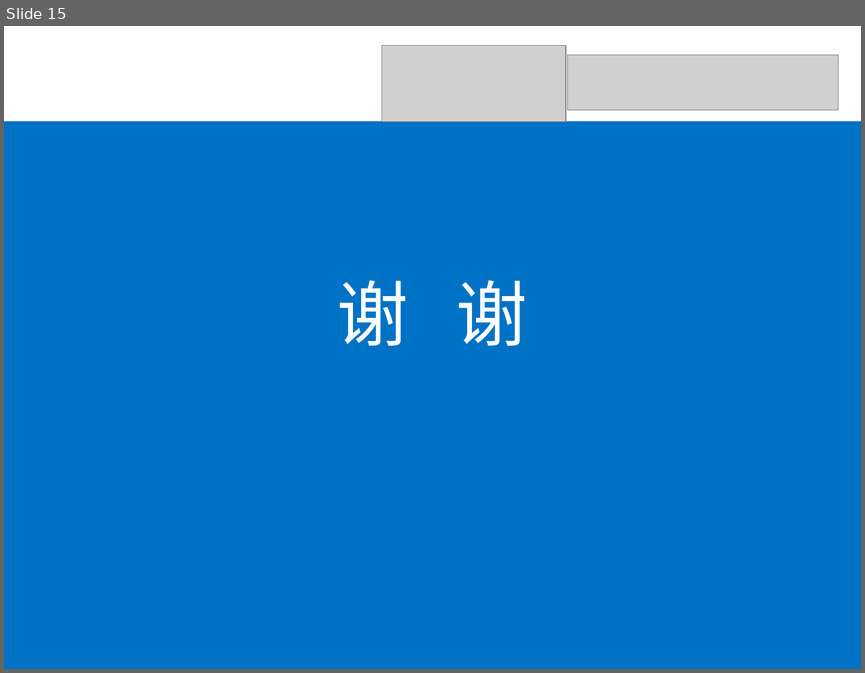
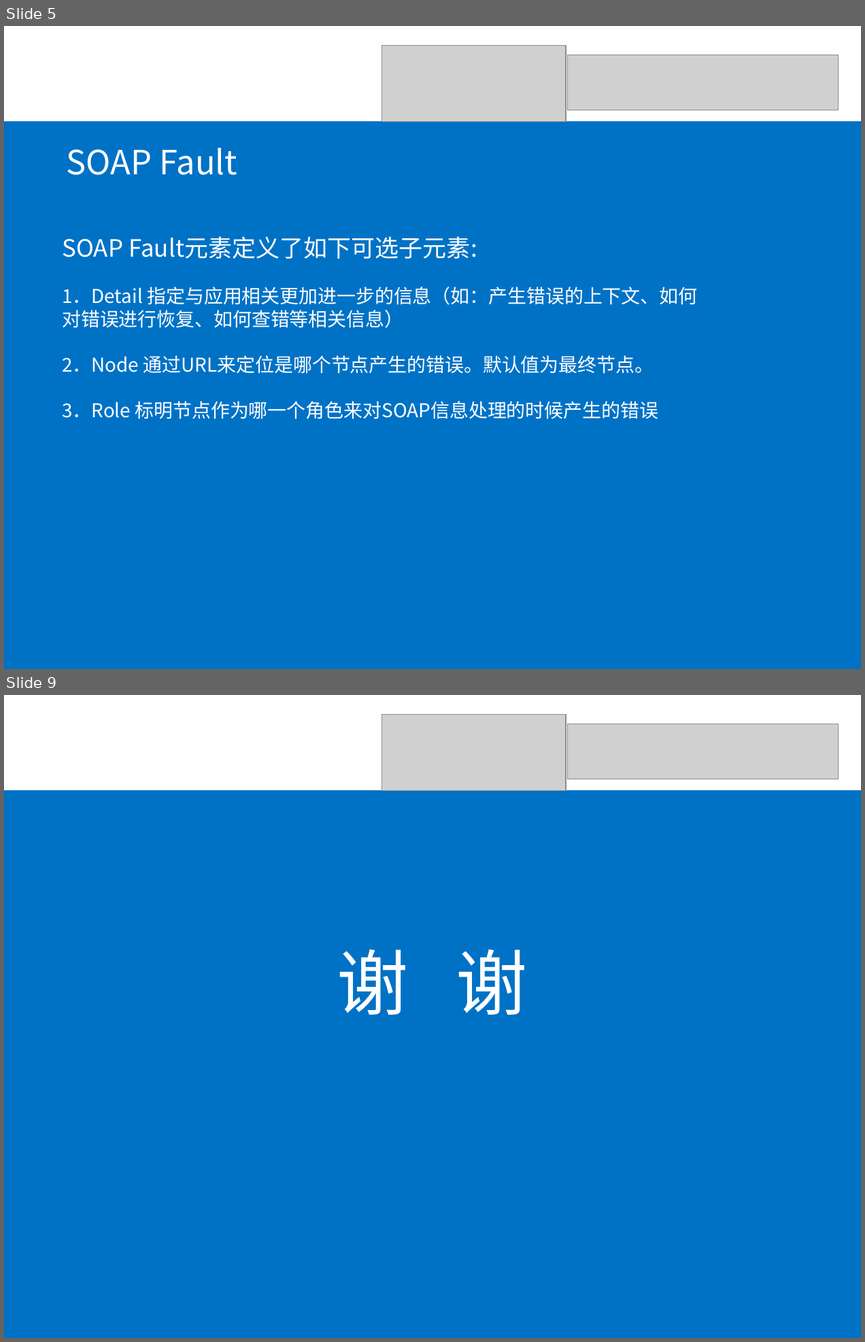
Before and after one commit to SOATeam/homework, a slide deck: assignment5/SOAP Fault课堂报告/SOAP Fault课堂报告.ppt. Shown one above the other, each under a label of ours: slide 15 before the commit, slides 5 and 9 after it; the slides between them are not shown. The pictures are 865x673 and 865x1342 pixels, drawn with LibreOffice and Linux fonts; fonts in the diff are those of the drawing; grey boxes stand for pictures. Boxes give left, top, right and bottom in pixels: in the first picture for what was removed or moved away, otherwise in the second. Text is boxed around its words. In the diff, an @@ line names an element or a change of style, - is before the commit and + after.

```diff
--- a/assignment5/SOAP Fault课堂报告/SOAP Fault课堂报告.ppt
+++ b/assignment5/SOAP Fault课堂报告/SOAP Fault课堂报告.ppt
@@ slide 5 added at (x1=4, y1=26, x2=861, y2=669), background #FFFFFF @@
@@ picture added at (x1=382, y1=46, x2=566, y2=122) @@
@@ picture added at (x1=568, y1=55, x2=838, y2=110) @@
@@ rectangle added at (x1=4, y1=121, x2=861, y2=669), fill #0072C6 @@
@@ text added at (x1=67, y1=148, x2=237, y2=175), 28 pt, text #FFFFFF @@
+SOAP Fault
@@ text added at (x1=62, y1=236, x2=697, y2=419), 16 pt, text #FFFFFF @@
+SOAP Fault元素定义了如下可选子元素:
+1．Detail 指定与应用相关更加进一步的信息（如：产生错误的上下文、如何对错误进行恢复、如何查错等相关信息）
+2．Node 通过URL来定位是哪个节点产生的错误。默认值为最终节点。
+3．Role 标明节点作为哪一个角色来对SOAP信息处理的时候产生的错误
@@ what was slide 15 is now slide 9 @@
```
Also in this commit, not shown: 2 slides changed, 5 other slides added, 12 slides removed.
